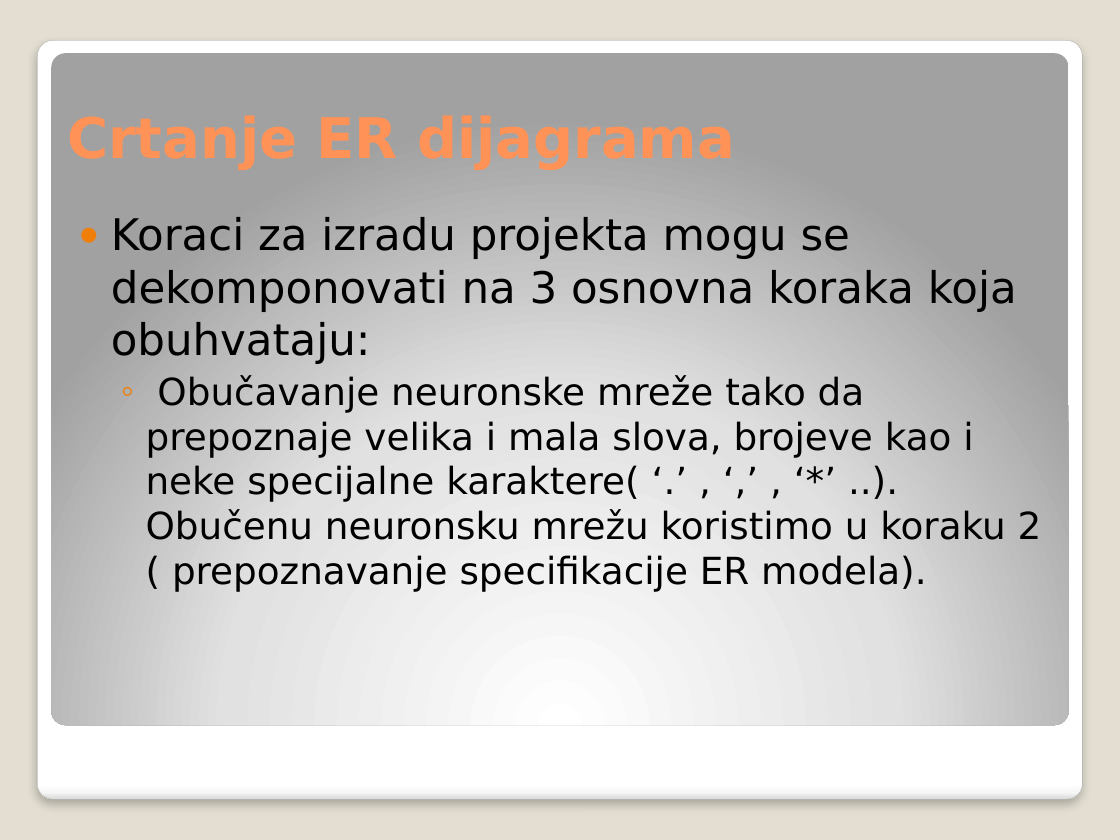
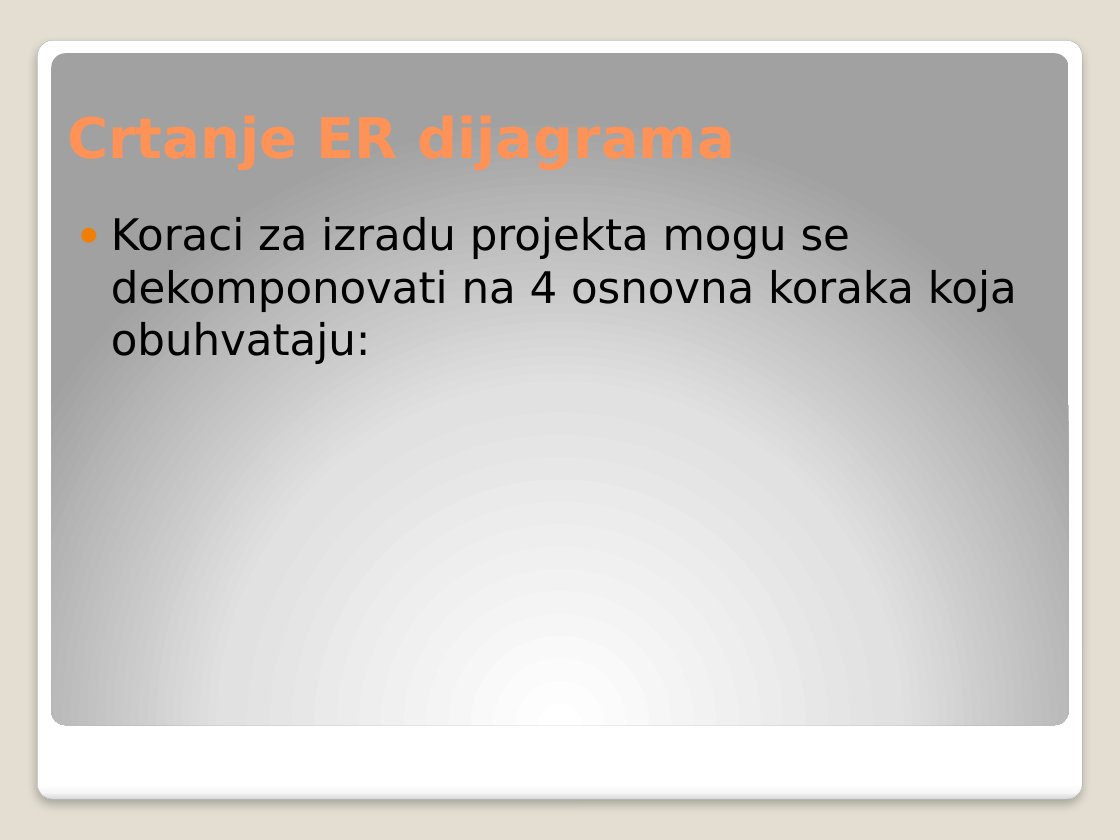
Before and after one commit to KovacevicMarko/Soft-computing, a slide deck: slide 3 of SOFT-finalna specifikacija.pptx. Drawn at 1120x840 pixels with LibreOffice and Linux fonts; fonts in the diff are those of the drawing. Boxes give left, top, right and bottom in pixels: in the first picture for what was removed or moved away, otherwise in the second. Text is boxed around its words. In the diff, an @@ line names an element or a change of style, - is before the commit and + after.

```diff
--- a/SOFT-finalna specifikacija.pptx
+++ b/SOFT-finalna specifikacija.pptx
@@ text at <box>111,217,1017,364</box>: text changed; size 24 to 28 pt @@
-● Koraci za izradu projekta mogu se dekomponovati na 3 osnovna koraka koja obuhvataju:
-  ◦ Obučavanje neuronske mreže tako da prepoznaje velika i mala slova, brojeve kao i neke specijalne karaktere( ‘.’ , ‘,’ , ‘*’ ..). Obučenu neuronsku mrežu koristimo u koraku 2 ( prepoznavanje specifikacije ER modela).
+● Koraci za izradu projekta mogu se dekomponovati na 4 osnovna koraka koja obuhvataju:
```
Also in this commit, not shown: 4 slides added, 2 slides removed, 1 other file.
